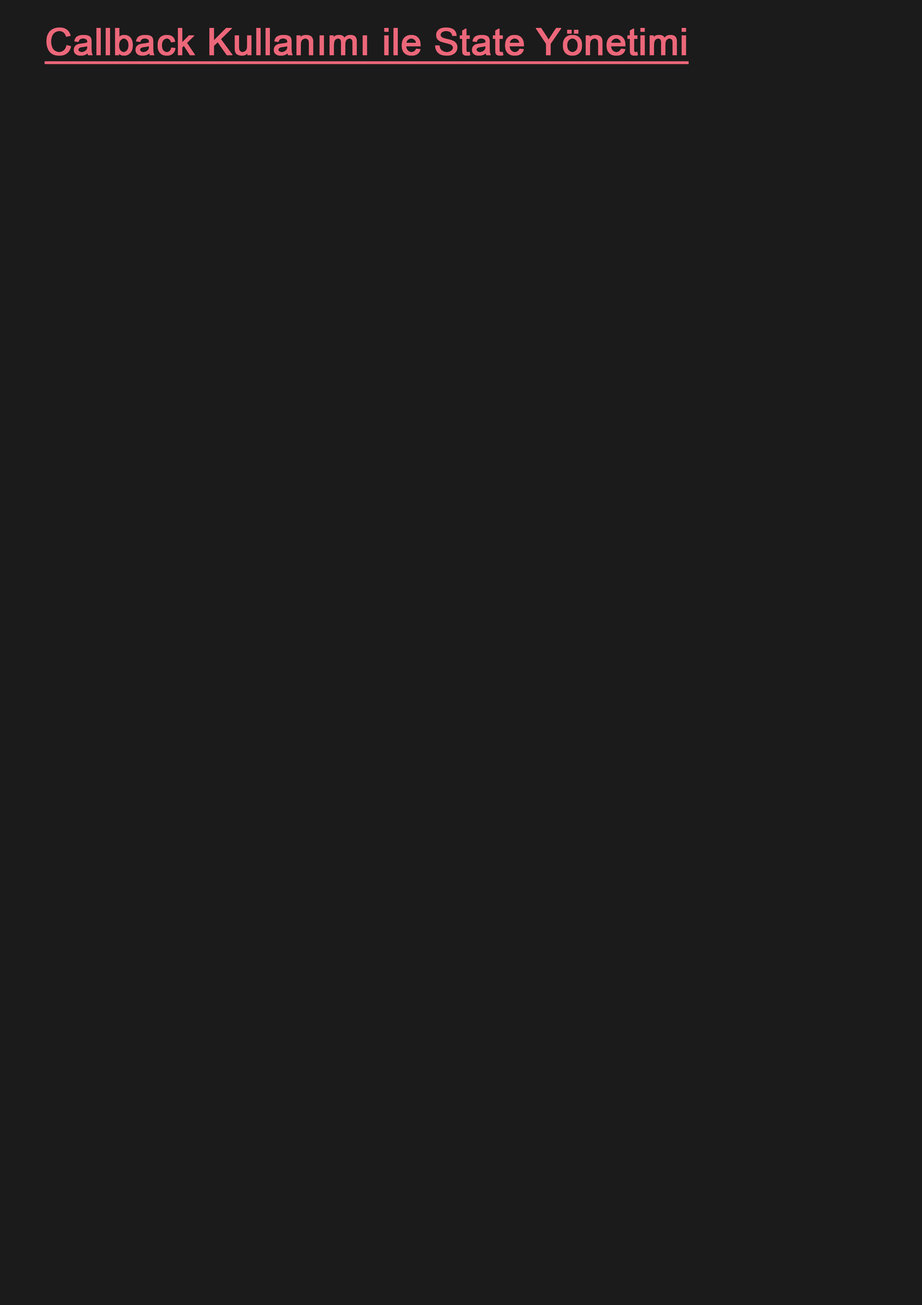
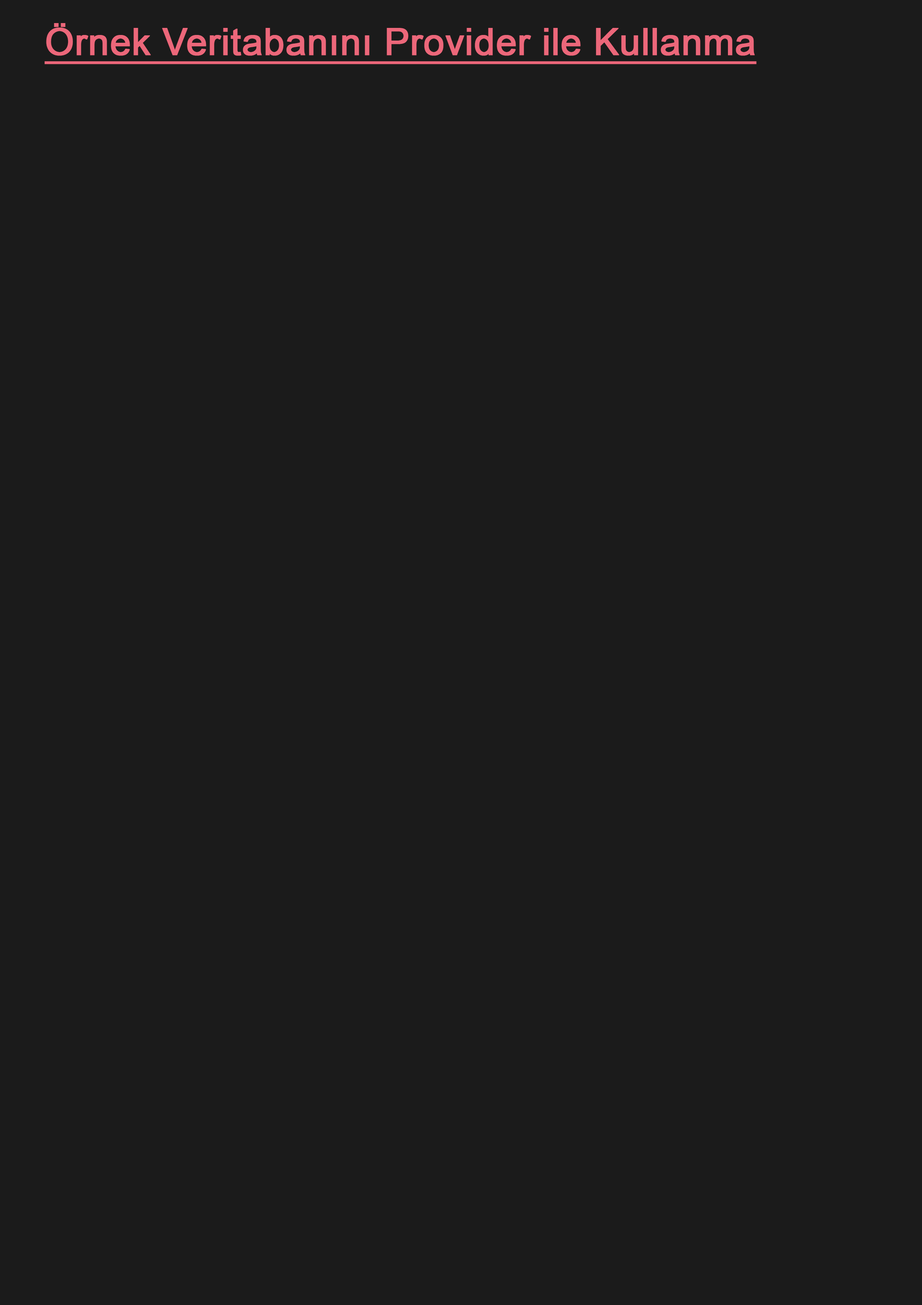
Two versions of the same layered image (922 x 1305). Layer-by-layer changes:
renamed "Callback Kullanımı ile State Yönetimi" to "Örnek Veritabanını Provider ile Kullanma", painted on it over [46, 23, 757, 65]
